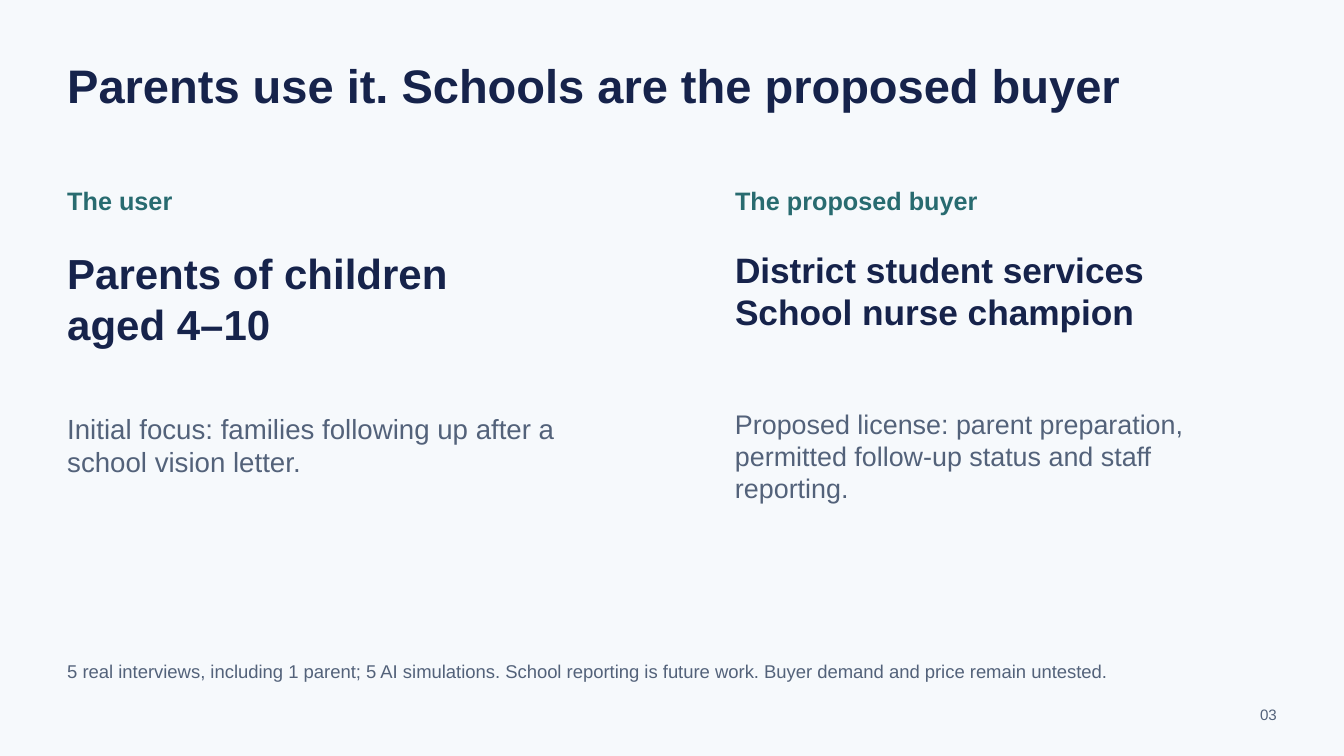
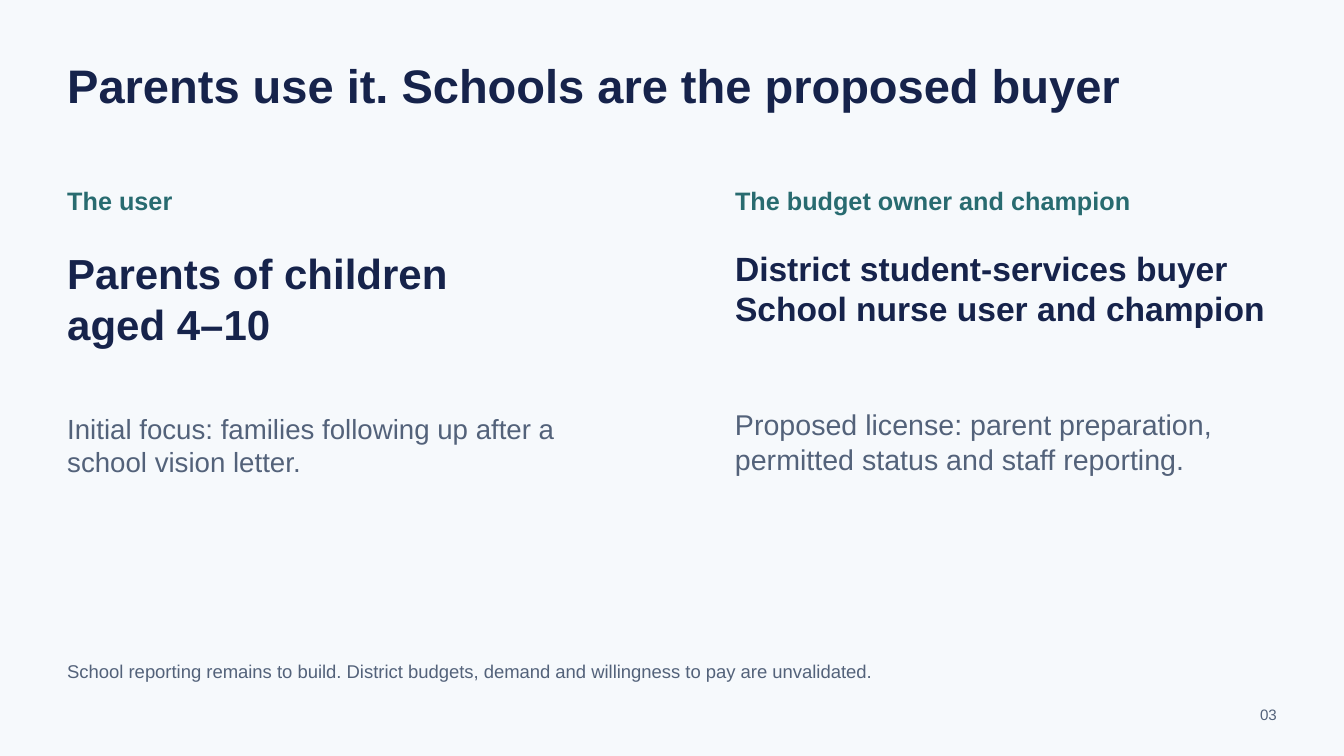
Before and after one commit to haydn-s/focal-technologies, a slide deck: slide 3 of docs/presentations/executive-pitch/Focal Family Executive Pitch - Final 12min.pptx. Drawn at 1344x756 pixels with LibreOffice and Linux fonts; fonts in the diff are those of the drawing. Boxes give left, top, right and bottom in pixels: in the first picture for what was removed or moved away, otherwise in the second. Text is boxed around its words. In the diff, an @@ line names an element or a change of style, - is before the commit and + after.

```diff
--- a/docs/presentations/executive-pitch/Focal Family Executive Pitch - Final 12min.pptx
+++ b/docs/presentations/executive-pitch/Focal Family Executive Pitch - Final 12min.pptx
@@ text at bbox=[735, 191, 1130, 215]: text changed @@
-The proposed buyer
+The budget owner and champion
@@ text at bbox=[735, 256, 1264, 327]: text changed; size 31.5 to 30 pt @@
-District student services
-School nurse champion
+District student-services buyer
+School nurse user and champion
@@ text at bbox=[735, 414, 1212, 475]: text changed; size 24 to 25.5 pt @@
-Proposed license: parent preparation, permitted follow-up status and staff reporting.
+Proposed license: parent preparation, permitted status and staff reporting.
@@ text at bbox=[67, 664, 871, 682]: text changed @@
-5 real interviews, including 1 parent; 5 AI simulations. School reporting is future work. Buyer demand and price remain untested.
+School reporting remains to build. District budgets, demand and willingness to pay are unvalidated.
```
Also in this commit, not shown: 18 other slides changed, 10 other files.
